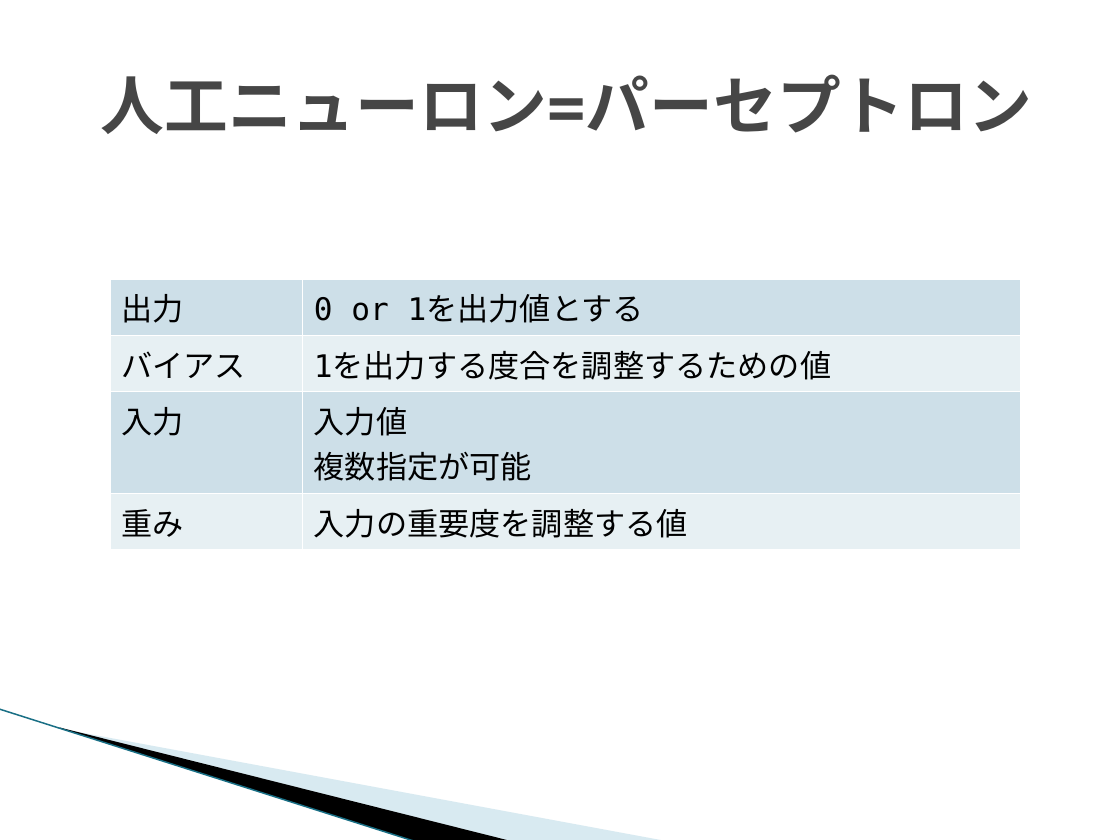
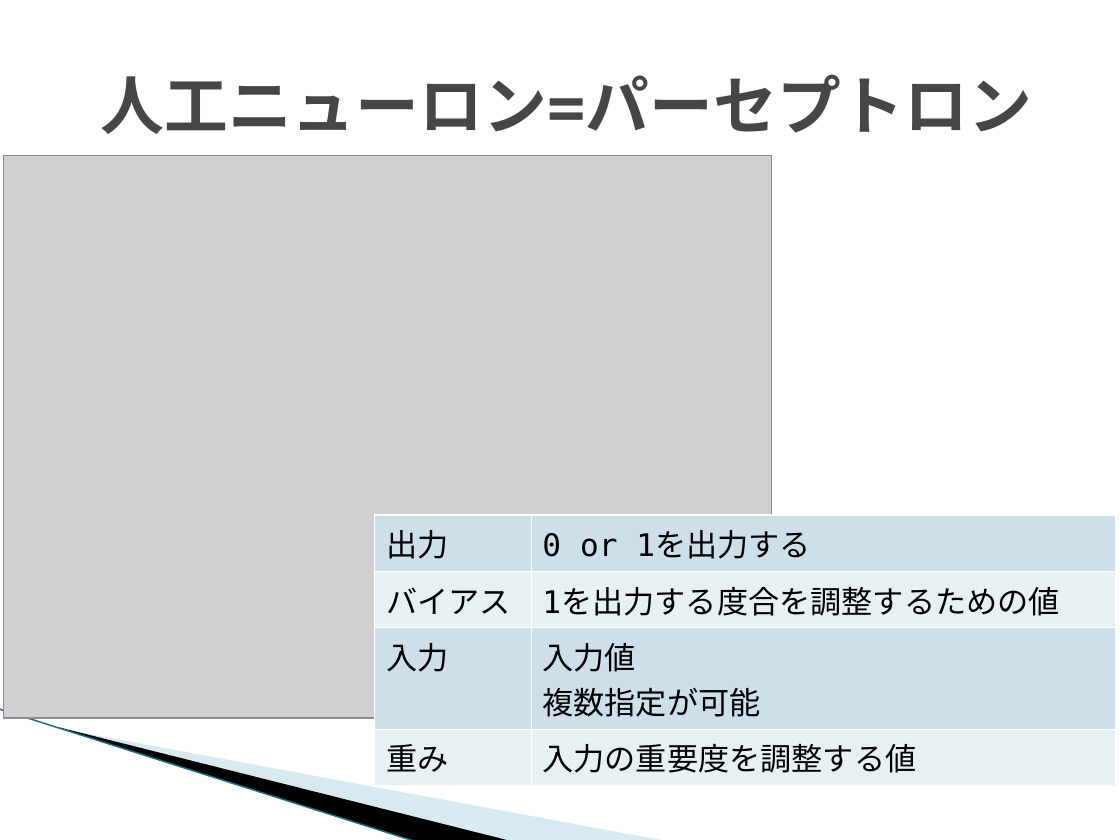
Before and after one commit to aaaakkkkiii/deeplearning, a slide deck: slide 12 of ディープラーニング.pptx (slide 13 before the commit). Drawn at 1120x840 pixels with LibreOffice and Linux fonts; fonts in the diff are those of the drawing; grey boxes stand for pictures; background and template pictures are left out. Boxes give left, top, right and bottom in pixels: in the first picture for what was removed or moved away, otherwise in the second. Text is boxed around its words. In the diff, an @@ line names an element or a change of style, - is before the commit and + after.

```diff
--- a/ディープラーニング.pptx
+++ b/ディープラーニング.pptx
@@ picture added at (4, 156, 772, 718) @@
@@ table at (375, 515, 1117, 777) @@
-row 1, column 2: 0 or 1を出力値とする
+row 1, column 2: 0 or 1を出力する
@@ table: place and size @@
-table at (110, 279, 1021, 542)
+table at (375, 515, 1117, 777)
```
Also in this commit, not shown: 3 other slides changed, 1 slide added, 1 slide removed.
